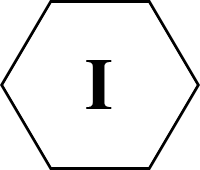
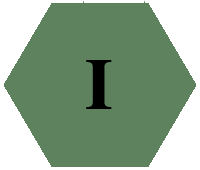
Before/after of a 200×170 layered artwork. What changed in the layer stack:
renamed "lines" to "lines a", painted on it over 0, 0, 200, 170
